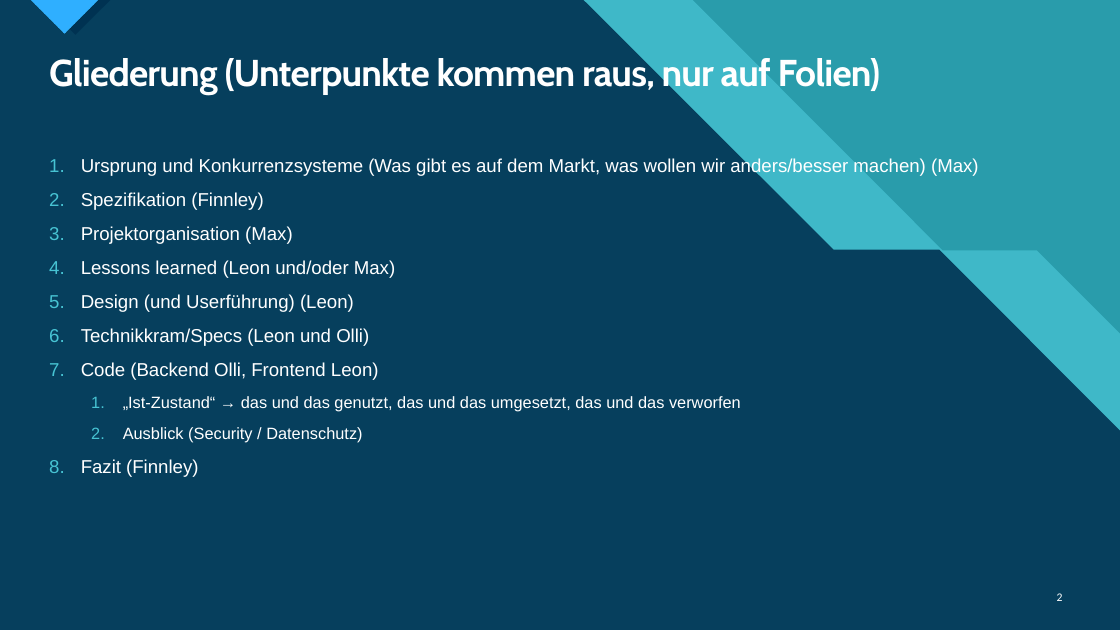
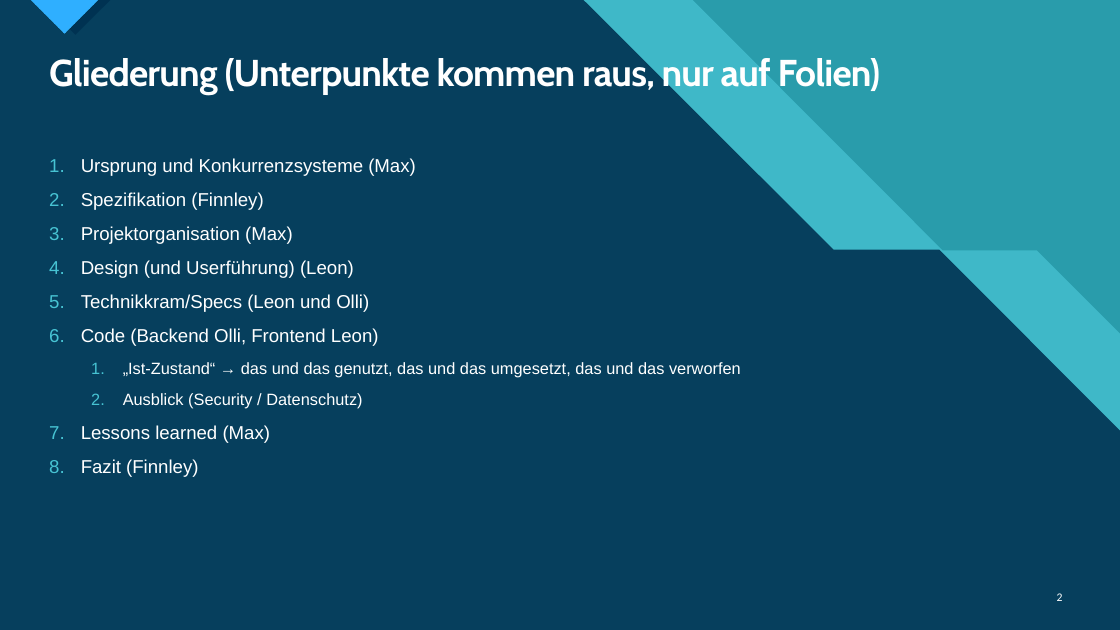
Before and after one commit to TietoLP/IU-Kochbuch, a slide deck: slide 2 of Fallstudie_Kochbuch.pptx. Drawn at 1120x630 pixels with LibreOffice and Linux fonts; fonts in the diff are those of the drawing. Boxes give left, top, right and bottom in pixels: in the first picture for what was removed or moved away, otherwise in the second. Text is boxed around its words. In the diff, an @@ line names an element or a change of style, - is before the commit and + after.

```diff
--- a/Fallstudie_Kochbuch.pptx
+++ b/Fallstudie_Kochbuch.pptx
@@ text at [81,158,416,176]: text changed @@
-1. Ursprung und Konkurrenzsysteme (Was gibt es auf dem Markt, was wollen wir anders/besser machen) (Max)
+1. Ursprung und Konkurrenzsysteme (Max)
@@ text at [81,260,395,278]: paragraph removed @@
-4. Lessons learned (Leon und/oder Max)
@@ text at [81,425,271,443]: paragraph added @@
+7. Lessons learned (Max)
```
Also in this commit, not shown: 1 other slide changed.
